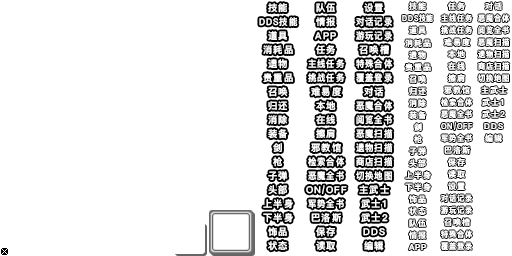
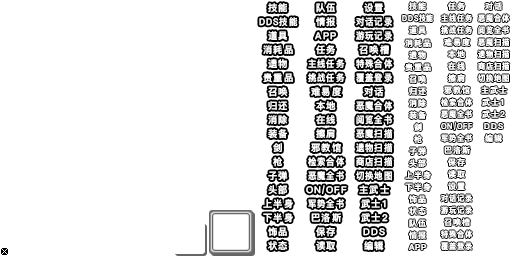
Layered file, before and after one edit (512 × 256). Changes by layer:
added group "组 1" (1st of 2) with 1 layers above "组 1" over [left=264, top=14, right=392, bottom=239]
added layer "对话 恶魔合体 阅览全书 恶魔扫描 遗物扫描 商店扫描 切换地图 主武士 武士1 武士2 DDS 编辑" (1st of 2, in "组 1") in group "组 1" over [left=264, top=14, right=392, bottom=239]
moved "设置 对话记录 游玩记录 召唤槽 特殊合体 覆盖登录 对话 恶魔合体 阅览全书 恶魔扫描 遗物扫描 商店扫描 切换地图 主武士" into group "组 1" over [left=356, top=14, right=392, bottom=183]
moved "队伍 情报 APP 任务 主线任务 挑战任务 难易度 本地 在线 擦肩 邪教馆 检索合体 恶魔全书 ON/OFF 军势全书 巴" into group "组 1" over [left=312, top=14, right=342, bottom=239]
moved "技能 DDS技能 道具 消耗品 遗物 贵重品 召唤 归还 消除 装备 剑 枪 子弹 头部 上半身 下半身 饰品 状态" into group "组 1" over [left=264, top=14, right=291, bottom=239]
